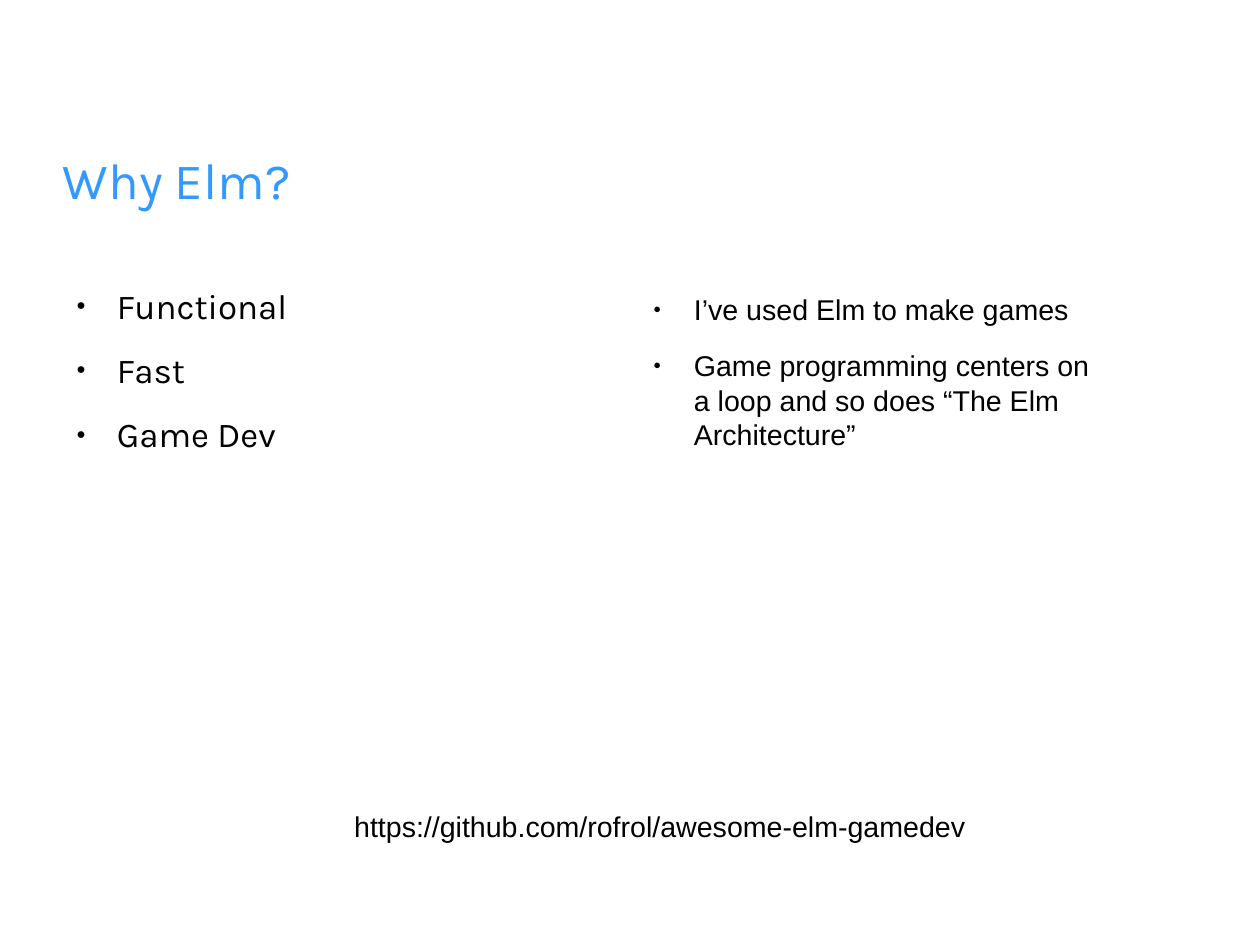
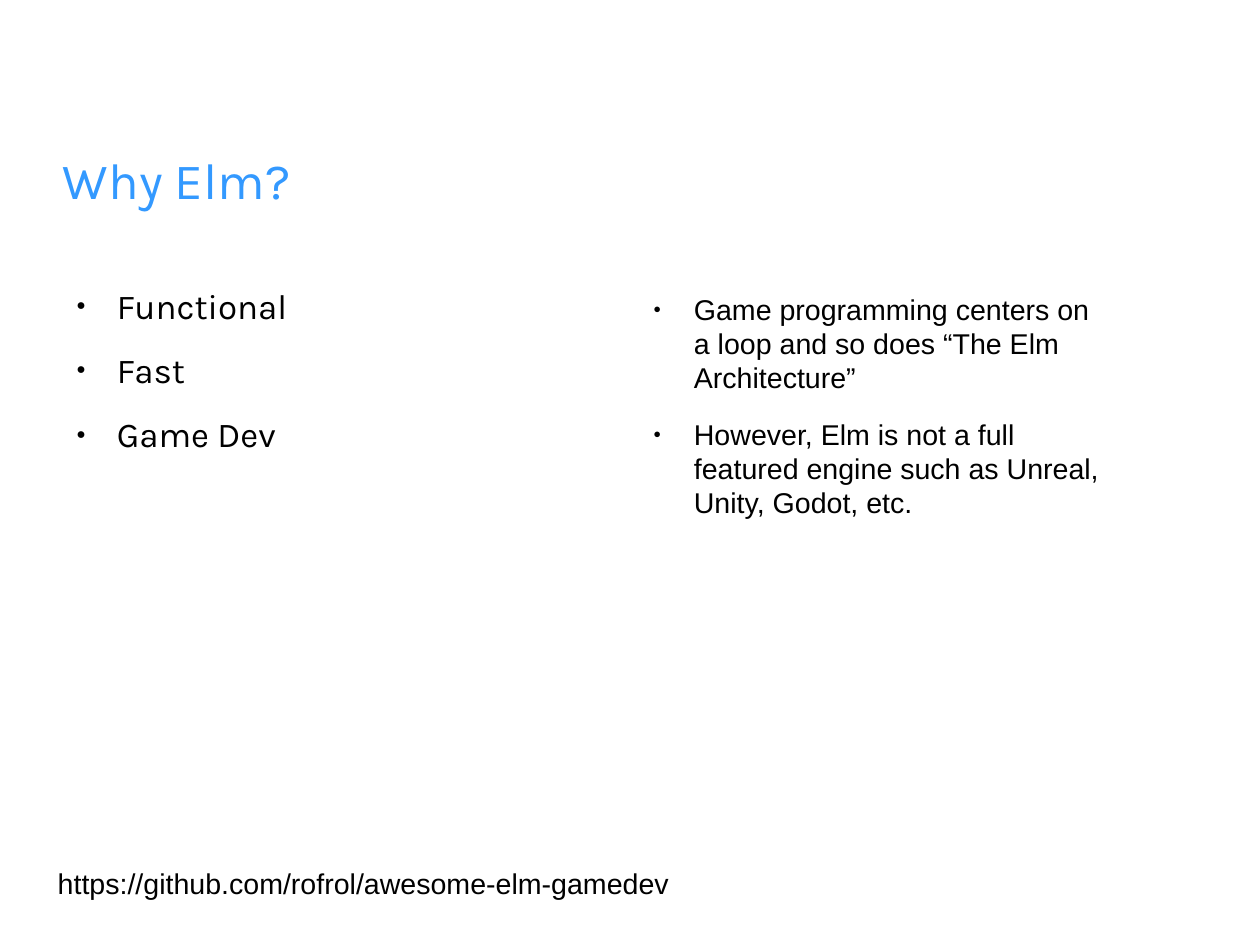
Before and after one commit to jfeaver/elm-quick-introduction, a slide deck: slide 6 of elm-intro.odp. Drawn at 1260x945 pixels with LibreOffice and Linux fonts; fonts in the diff are those of the drawing; background and template pictures are left out. Boxes give left, top, right and bottom in pixels: in the first picture for what was removed or moved away, otherwise in the second. Text is boxed around its words. In the diff, an @@ line names an element or a change of style, - is before the commit and + after.

Commit message:
update presentation

```diff
--- a/elm-intro.odp
+++ b/elm-intro.odp
@@ text at [694,299,1069,325]: paragraph removed @@
-● I’ve used Elm to make games
@@ text at [694,424,1099,519]: paragraph added @@
+● However, Elm is not a full featured engine such as Unreal, Unity, Godot, etc.
@@ text "https://github.com/rofrol/awesome-elm-gamedev": place and size @@
-text "https://github.com/rofrol/awesome-elm-gamedev" at [354,816,965,843]
+text "https://github.com/rofrol/awesome-elm-gamedev" at [58,873,669,900]
```
Also in this commit, not shown: 3 other slides changed, 3 slides added.
